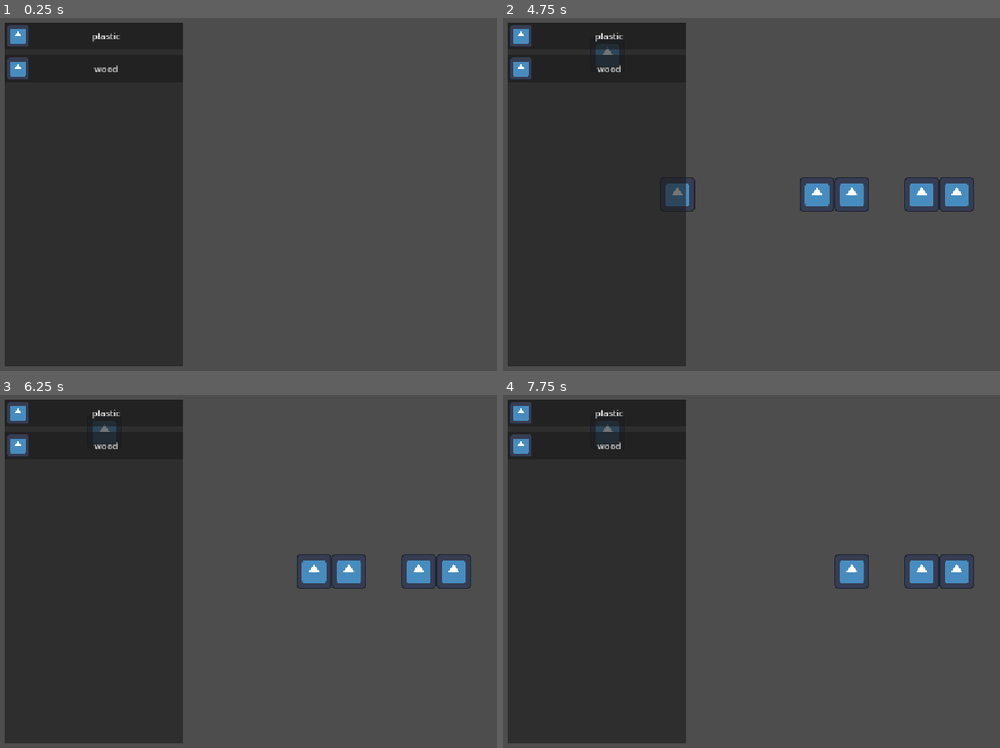
Above: before the commit, frames 1-4 (two rows, left to right).
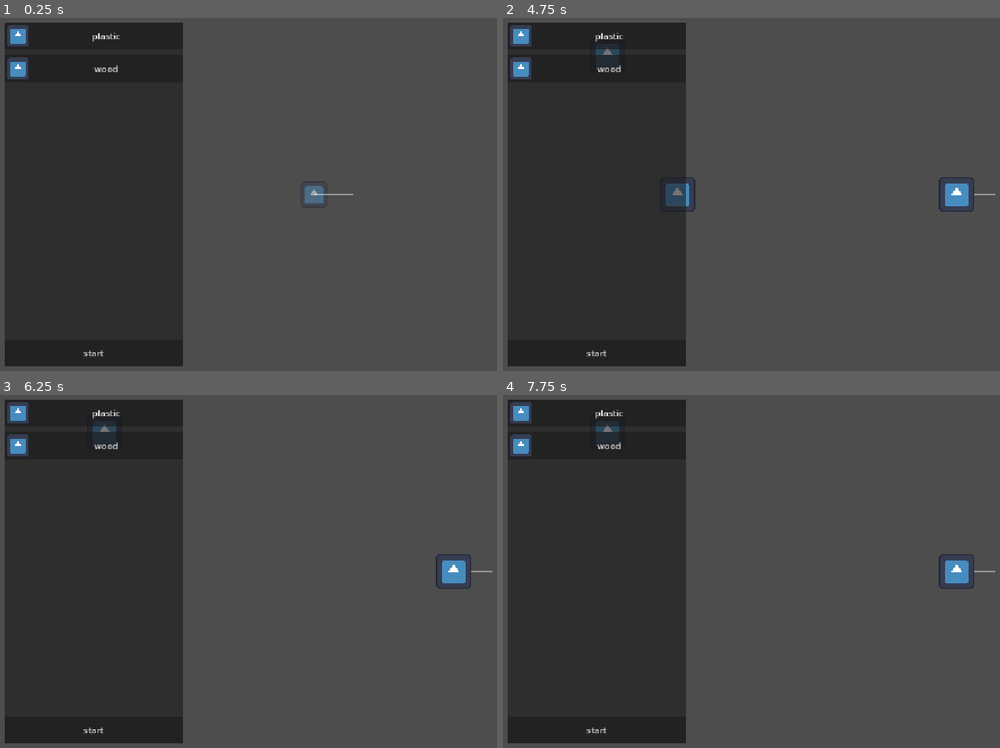
Above: after the commit, the same moments.

Repository: helladecimal/rube
Game: Godot game, scene res://scenes/editor.tscn
Same seed, same stepped clock (60 frames per second), same inputs: the game is played once before the commit and once after it. The engine's default icon, where the game draws it, is replaced by a stand-in: a white triangle on a blue panel in a dark square.
Inputs (mouse positions are in pixels of both pictures, inside the frame that each line leads up to):
- Up to frame 1 (0.25 s): no input
- Up to frame 2 (4.75 s): click (597, 353) at 0.5 s, where only the run after the commit has a clickable "start"; click (597, 353) at 1.25 s, where only the run after the commit has a clickable "start"; click "plastic" at 2 s; click "wood" at 2.75 s; tap Enter at 3.5 s; move the mouse to (955, 176) at 3.52 s; press the mouse at (955, 176) at 3.53 s; hold Right 3.53-4.25 s; tap Middle mouse button (Pan) at 3.8 s; release the mouse at (955, 176) at 4.25 s; tap Space at 4.25 s; drag from (691, 212) to (955, 194) at 4.27 s
- Up to frame 3 (6.25 s): tap Enter at 5 s; move the mouse to (377, 493) at 5.02 s; hold Right 5.03-5.75 s; hold Middle mouse button (Pan) 5.03-5.75 s; tap E (Erase) at 5.1 s; click (377, 493) at 5.17 s; tap Space at 5.75 s; drag from (283, 642) to (124, 518) at 5.77 s
- Up to frame 4 (7.75 s): tap Enter at 6.5 s; move the mouse to (outside the picture) at 6.52 s; hold Left 6.53-7.25 s; hold Middle mouse button (Pan) 6.53-7.25 s; click (outside the picture) at 6.67 s; tap Space at 7.25 s; drag from (627, 518) to (990, 642) at 7.27 s

The runs differ from the first frame. In frame 1, 0.2% of the frame differs, in the area x 16-72%, y 47-96%; in frame 2, 1.2%, in the area x 16-100%, y 45-96%; in frame 3, 1.2%; in frame 4, 0.8%.

Commit message:
add ball preview stuff

Diff:
--- a/scenes/ball.tscn
+++ b/scenes/ball.tscn
@@ -8,6 +8,5 @@
 physics_material_override = SubResource("PhysicsMaterial_sgp6g")
 
 [node name="CollisionShape2D" type="CollisionShape2D" parent="." unique_id=1771669463]
-position = Vector2(0, -176)
 shape = SubResource("CircleShape2D_g4v7s")
 debug_color = Color(0.8463823, 0.0009889907, 0.9098306, 0.41960785)
--- a/scenes/editor.gd
+++ b/scenes/editor.gd
@@ -1,10 +1,4 @@
 extends Node2D
-
-
-# Called when the node enters the scene tree for the first time.
-func _ready() -> void:
-	print(materials)
-	pass # Replace with function body.
 
 @onready var cam: Camera2D = $Camera2D
 @export var grid = 64
@@ -12,6 +6,13 @@
 var mouse_pos: Vector2 = Vector2()
 @onready var col_check = $CollCheck
 @onready var deb = $PlaceDebounce
+@onready var ballpreview = $BallPreview
+
+# Called when the node enters the scene tree for the first time.
+func _ready() -> void:
+	print(materials)
+	$BallPreview/Sprite2D.modulate.a = 0.5
+	pass # Replace with function body.
 
 func place(type, pos: Vector2):
 	if type != Block.BlockType.none:
@@ -65,14 +66,20 @@
 		is_erasing = not is_erasing
 
 	if Input.is_action_pressed("LMB") == true and deb.is_stopped():
-		if not is_erasing:
-			place(selected, mouse_pos)
+		if not ballpreview in col_check.get_overlapping_areas():
+			if not is_erasing:
+				place(selected, mouse_pos)
 
-			if not is_dragging: # are you rushing or are you dragging
-				deb.start()
-				is_dragging = true
+				if not is_dragging: # are you rushing or are you dragging
+					deb.start()
+					is_dragging = true
+			else:
+				erase()
 		else:
-			erase()
+			ballpreview.position = Vector2(
+			round(mouse_pos.x/grid) * grid,
+			round(mouse_pos.y/grid) * grid
+		)
 
 	if Input.is_action_just_pressed("LMB"):
 		is_dragging = false
--- a/scenes/editor.tscn
+++ b/scenes/editor.tscn
@@ -2,9 +2,13 @@
 
 [ext_resource type="Script" uid="uid://mkksusjsei2r" path="res://scenes/editor.gd" id="1_b1cmn"]
 [ext_resource type="PackedScene" uid="uid://dnxnjwgik2fjh" path="res://scenes/ui.tscn" id="2_ba0ut"]
+[ext_resource type="Texture2D" uid="uid://d3maq4cvhetp7" path="res://assets/icon.svg" id="3_ba0ut"]
 
 [sub_resource type="RectangleShape2D" id="RectangleShape2D_yf5fn"]
 size = Vector2(48, 48)
+
+[sub_resource type="CircleShape2D" id="CircleShape2D_g4v7s"]
+radius = 32.0
 
 [node name="Main" type="Node" unique_id=1812108054]
 
@@ -23,3 +27,18 @@
 [node name="PlaceDebounce" type="Timer" parent="Editor" unique_id=936457422]
 wait_time = 0.15
 one_shot = true
+
+[node name="BallPreview" type="Area2D" parent="Editor" unique_id=1524064582]
+
+[node name="CollisionShape2D" type="CollisionShape2D" parent="Editor/BallPreview" unique_id=774807954]
+shape = SubResource("CircleShape2D_g4v7s")
+
+[node name="Sprite2D" type="Sprite2D" parent="Editor/BallPreview" unique_id=1321772746]
+scale = Vector2(0.375, 0.375)
+texture = ExtResource("3_ba0ut")
+
+[node name="Arrow" type="ColorRect" parent="Editor/BallPreview" unique_id=1955896677]
+offset_top = -2.0
+offset_right = 72.0
+offset_bottom = 2.0
+color = Color(1, 1, 1, 0.39607844)
--- a/scenes/ui.gd
+++ b/scenes/ui.gd
@@ -3,10 +3,10 @@
 @export var selected: Block.BlockType
 @onready var blockcont := $Panel/BlockButtons
 @onready var Editor := $"../Editor"
-@onready var button: Button = $Panel/BlockButtons/Button.duplicate()
+@onready var button: Button = $Panel/BlockButtons/MatTemplate.duplicate()
 # Called when the node enters the scene tree for the first time.
 func _ready() -> void:
-	$Panel/BlockButtons/Button.queue_free()
+	$Panel/BlockButtons/MatTemplate.queue_free()
 	for blocks in Block.BlockType:
 		if blocks != "none":
 			var new = button.duplicate()
--- a/scenes/ui.tscn
+++ b/scenes/ui.tscn
@@ -23,7 +23,7 @@
 layout_mode = 2
 theme_override_constants/separation = 10
 
-[node name="Button" type="Button" parent="Panel/BlockButtons" unique_id=2063425144]
+[node name="MatTemplate" type="Button" parent="Panel/BlockButtons" unique_id=2063425144]
 custom_minimum_size = Vector2(0, 50)
 layout_mode = 2
 theme = SubResource("Theme_x4jx1")
@@ -32,7 +32,16 @@
 icon = ExtResource("2_x4jx1")
 expand_icon = true
 
-[node name="TextureRect" type="TextureRect" parent="Panel/BlockButtons/Button" unique_id=713347252]
+[node name="TextureRect" type="TextureRect" parent="Panel/BlockButtons/MatTemplate" unique_id=713347252]
 layout_mode = 0
 offset_right = 40.0
 offset_bottom = 40.0
+
+[node name="Start" type="Button" parent="Panel" unique_id=751745382]
+custom_minimum_size = Vector2(0, 50)
+layout_mode = 2
+size_flags_vertical = 10
+theme = SubResource("Theme_x4jx1")
+text = "start
+"
+expand_icon = true
